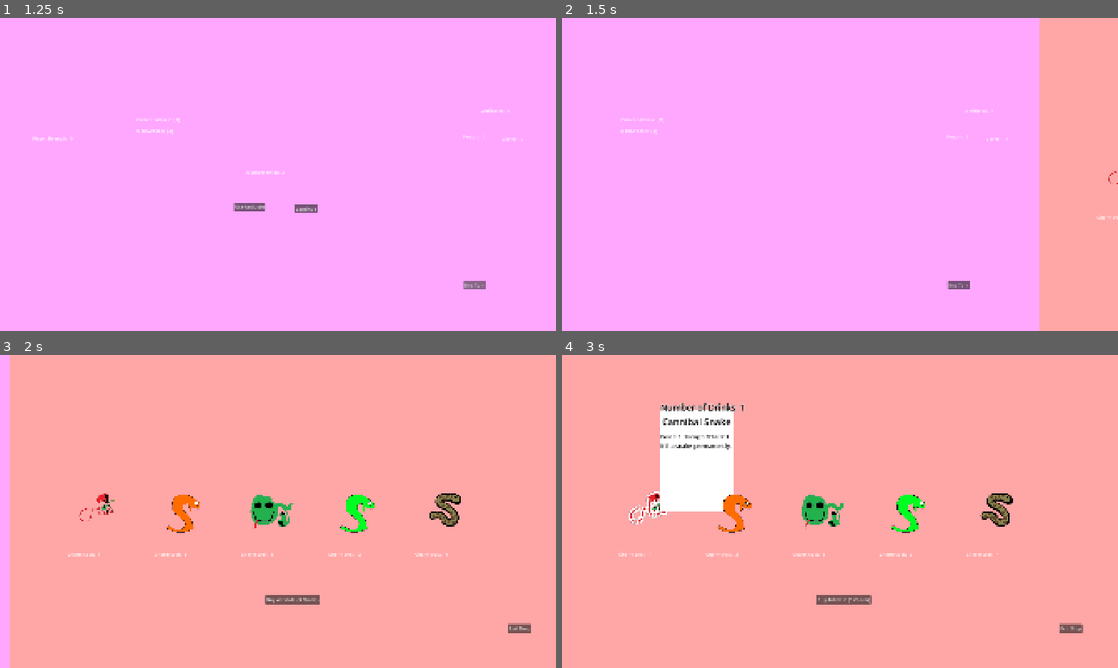
Above: before the commit, frames 1-4 (two rows, left to right).
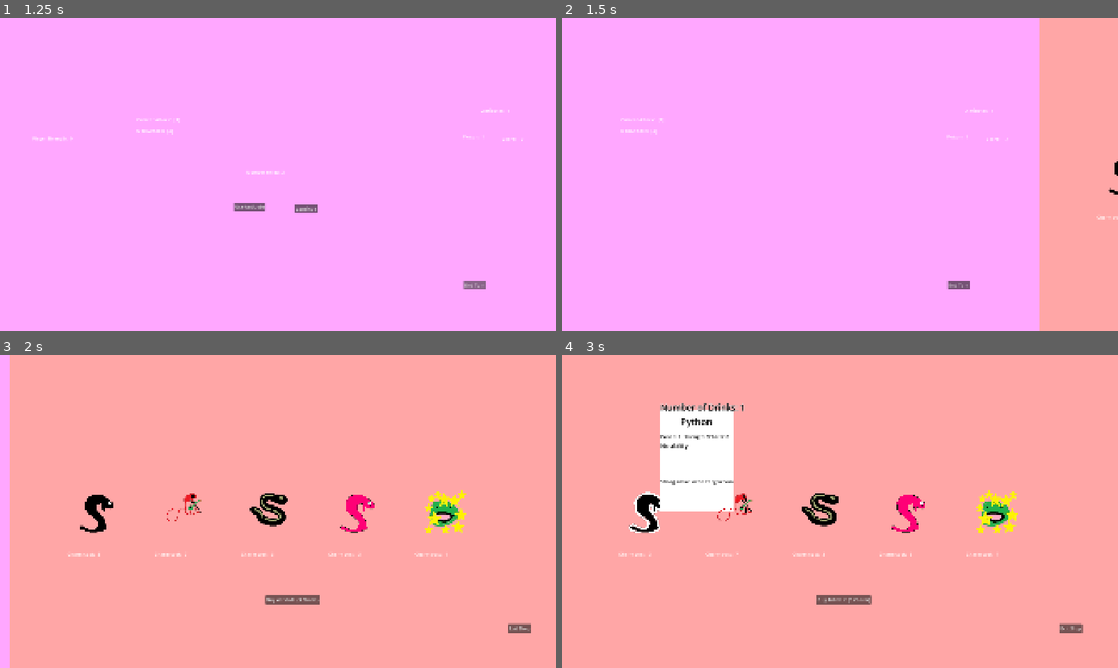
Above: after the commit, the same moments.

Repository: Novali91/Snakeeyes
Game: Godot game, scene res://01_Managers/01_StateManager/top_state_machine.tscn
The game is run twice, just before and just after one commit, with the same random seed, the same clock (stepped at 60 frames per second) and the same inputs.
Inputs (mouse positions are in pixels of both pictures, inside the frame that each line leads up to):
- Up to frame 1 (1.25 s): click "End Turn" at 0.5 s
- Up to frame 2 (1.5 s): click "Continue" at 1.25 s
- Up to frame 3 (2 s): no input
- Up to frame 4 (3 s): click "Buy Antidote (3 Charm)" at 2 s; tap Enter at 2.75 s; move the mouse to (650, 511) at 2.77 s; hold Right (right) from 2.78 s (still down); click (650, 511) at 2.92 s

Frame 1 is identical in both runs. In frame 2, less than 0.1% of the frame differs, in the area x 98-100%, y 45-57%; in frame 3, 2.4%; in frame 4, 3.0%, in the area x 12-82%, y 20-65%.

Commit message:
Added charming/asclepius snakes, and added functionality for shop abilities

Diff:
--- a/01_Managers/01_StateManager/01_States/02_Play/ability_helper.gd
+++ b/01_Managers/01_StateManager/01_States/02_Play/ability_helper.gd
@@ -15,6 +15,8 @@
 const HYDRA: int = 8
 const FRIENDLY_SNAKE: int = 9
 const FAMILIAR_SNAKE: int = 10
+const CHARMING_SNAKE: int = 11
+const SNAKE_OF_ASCLEPIUS: int = 12
 
 func trigger_ability(ind: int, drink_position: Vector2) -> void:
 	match ind:
@@ -76,6 +78,16 @@
 			## This is where you would roll one D6
 			sm.deck_manager.ability_helper.increment_familiar_snakes(4)
 			pass
+		CHARMING_SNAKE:
+			## Maybe some visuals?
+			sm.shop_manager.ability_helper.increase_antidote_count(2)
+			pass
+		SNAKE_OF_ASCLEPIUS:
+			## Maybe some visuals?
+			GS.antidote_num += 1
+			sm.antidote_count.set_value(GS.antidote_num)
+			pass
+
 
 func draw_cards(num: int) -> void:
 	var num_drinks = sm.hand_manager.get_num_drinks()
--- a/01_Managers/01_StateManager/02_GameStats/game_stats.gd
+++ b/01_Managers/01_StateManager/02_GameStats/game_stats.gd
@@ -38,7 +38,9 @@
 	load("res://02_Deck/02_Snakes/01_SpecificSnakes/cannibal_snake.tres"),
 	load("res://02_Deck/02_Snakes/01_SpecificSnakes/hydra.tres"),
 	load("res://02_Deck/02_Snakes/01_SpecificSnakes/friendly_snake.tres"),
-	load("res://02_Deck/02_Snakes/01_SpecificSnakes/familiar_snake.tres")
+	load("res://02_Deck/02_Snakes/01_SpecificSnakes/familiar_snake.tres"),
+	load("res://02_Deck/02_Snakes/01_SpecificSnakes/charming_snake.tres"),
+	load("res://02_Deck/02_Snakes/01_SpecificSnakes/asclepius_snake.tres"),
 ]
 
 var rare_snakes: Array[SnakeResource] = [
--- /dev/null
+++ b/01_Managers/02_ShopManager/shop_ability_helper.gd
@@ -0,0 +1,9 @@
+class_name ShopAbilityHelper
+extends Node
+
+var sm: ShopManager
+
+func increase_antidote_count(increase: int) -> void:
+	## Maybe some visuals?
+	sm.antidote_stock += increase
+	return
--- a/01_Managers/02_ShopManager/shop_manager.gd
+++ b/01_Managers/02_ShopManager/shop_manager.gd
@@ -10,6 +10,7 @@
 var antidote_position: Vector2
 
 @onready var _tooltip_manager: TooltipManager = $TooltipManager
+@onready var ability_helper: ShopAbilityHelper = $ShopAbilityHelper
 @onready var _labels_node: Node2D = $PriceLabels
 @onready var _antidote_button: Button = $AntidoteButton
 
@@ -25,9 +26,10 @@
 
 var _cur_snakes: Array[Snake] = []
 var _labels: Array[Label] = []
-var _antidote_stock: int = 0
+var antidote_stock: int = 0
 
 func _ready() -> void:
+	ability_helper.sm = self
 	_tooltip_manager.child_was_clicked.connect(_snake_clicked)
 	_antidote_button.pressed.connect(_antidote_clicked)
 
@@ -48,7 +50,7 @@
 		_labels[i].text = str(_cur_snakes[i].attached_snake.cost)
 		_tooltip_manager.add_item(_cur_snakes[i])
 
-	_antidote_stock = 1
+	antidote_stock = 1
 
 func get_starting_snakes() -> Array[Snake]:
 	var snake_arr: Array[Snake] = []
@@ -69,7 +71,7 @@
 	_remove_snake(snake)
 
 func purchase_antidote() -> void:
-	_antidote_stock -= 1
+	antidote_stock -= 1
 
 func _get_snakes(num: int) -> Array[Snake]:
 	var arr: Array[Snake] = []
@@ -88,7 +90,7 @@
 
 func _antidote_clicked() -> void:
 	if not can_buy: return
-	if _antidote_stock <= 0: return
+	if antidote_stock <= 0: return
 	antidote_clicked.emit()
 
 func _remove_snake(snake: Snake) -> void:
--- a/01_Managers/02_ShopManager/shop_manager.tscn
+++ b/01_Managers/02_ShopManager/shop_manager.tscn
@@ -2,6 +2,7 @@
 
 [ext_resource type="Script" uid="uid://b2okqtt318nbo" path="res://01_Managers/02_ShopManager/shop_manager.gd" id="1_oeh5l"]
 [ext_resource type="Script" uid="uid://6hd2b0wx5v7f" path="res://01_Managers/05_Tooltip_Manager/tooltip_manager.gd" id="2_8kjcj"]
+[ext_resource type="Script" uid="uid://cimjodkpl2ahn" path="res://01_Managers/02_ShopManager/shop_ability_helper.gd" id="3_ah0kr"]
 
 [node name="ShopManager" type="Node2D" unique_id=690115681]
 script = ExtResource("1_oeh5l")
@@ -84,3 +85,7 @@
 offset_right = 1067.0
 offset_bottom = 860.0
 text = "Buy Antidote (3 Charm)"
+
+[node name="ShopAbilityHelper" type="Node" parent="." unique_id=1728054696]
+script = ExtResource("3_ah0kr")
+metadata/_custom_type_script = "uid://cimjodkpl2ahn"
--- /dev/null
+++ b/02_Deck/01_Drinks/01_SpecificDrinks/asclepius_snake.tres
@@ -0,0 +1,16 @@
+[gd_resource type="Resource" script_class="DrinkResource" format=3 uid="uid://c3fuvs1n0xyim"]
+
+[ext_resource type="Texture2D" uid="uid://bs6fl7hjy8ucy" path="res://05_Assets/01_Art/01_DevArt/drink_of_asclepius.png" id="1_0rxdk"]
+[ext_resource type="Script" uid="uid://cysm36u2jsf44" path="res://02_Deck/01_Drinks/drink_resource.gd" id="1_jrqwm"]
+
+[resource]
+script = ExtResource("1_jrqwm")
+drink_name = "Big Pharma's Juices"
+drink_sprite = ExtResource("1_0rxdk")
+poison = 1
+charm = -1
+special_ability = 12
+cost = 3
+description = "On drink, create an antidote."
+flavour_text = "Many confuse this drink with antidote itself."
+metadata/_custom_type_script = "uid://cysm36u2jsf44"
--- /dev/null
+++ b/02_Deck/01_Drinks/01_SpecificDrinks/charming_snake.tres
@@ -0,0 +1,16 @@
+[gd_resource type="Resource" script_class="DrinkResource" format=3 uid="uid://cv3n2v4denjow"]
+
+[ext_resource type="Script" uid="uid://cysm36u2jsf44" path="res://02_Deck/01_Drinks/drink_resource.gd" id="1_m7frt"]
+[ext_resource type="Texture2D" uid="uid://bqi60dlyopdur" path="res://05_Assets/01_Art/01_DevArt/charming_drink.png" id="1_wey7t"]
+
+[resource]
+script = ExtResource("1_m7frt")
+drink_name = "Charming Juice"
+drink_sprite = ExtResource("1_wey7t")
+poison = 2
+charm = 3
+special_ability = 11
+cost = 5
+description = "You may buy two additional antidotes this round."
+flavour_text = "Charisma +2."
+metadata/_custom_type_script = "uid://cysm36u2jsf44"
--- /dev/null
+++ b/02_Deck/02_Snakes/01_SpecificSnakes/asclepius_snake.tres
@@ -0,0 +1,16 @@
+[gd_resource type="Resource" script_class="SnakeResource" format=3 uid="uid://cwju48a7fgg8x"]
+
+[ext_resource type="Script" uid="uid://6sj3dk6frj4" path="res://02_Deck/02_Snakes/snake_resource.gd" id="1_pim2i"]
+[ext_resource type="Resource" uid="uid://c3fuvs1n0xyim" path="res://02_Deck/01_Drinks/01_SpecificDrinks/asclepius_snake.tres" id="1_uj4i7"]
+[ext_resource type="Texture2D" uid="uid://lyh711ir1cpy" path="res://05_Assets/01_Art/01_DevArt/snake_of_asclepius.png" id="3_mjmcx"]
+
+[resource]
+script = ExtResource("1_pim2i")
+snake_name = "Snake of Asclepius"
+drink_resource = ExtResource("1_uj4i7")
+snake_sprite = ExtResource("3_mjmcx")
+description = "When drank, procure an antidote."
+flavour_text = "THE legendary staff of Asclepius?!?! Oh no, nevermind, it's just a stick that a snake wrapped itself around."
+cost = 3
+rarity = "C"
+metadata/_custom_type_script = "uid://6sj3dk6frj4"
--- /dev/null
+++ b/02_Deck/02_Snakes/01_SpecificSnakes/charming_snake.tres
@@ -0,0 +1,16 @@
+[gd_resource type="Resource" script_class="SnakeResource" format=3 uid="uid://ba06nkwavdl7d"]
+
+[ext_resource type="Resource" uid="uid://cv3n2v4denjow" path="res://02_Deck/01_Drinks/01_SpecificDrinks/charming_snake.tres" id="1_fiks4"]
+[ext_resource type="Script" uid="uid://6sj3dk6frj4" path="res://02_Deck/02_Snakes/snake_resource.gd" id="1_yidwo"]
+[ext_resource type="Texture2D" uid="uid://cosenw7vc06ie" path="res://05_Assets/01_Art/01_DevArt/charming_snake.png" id="3_r27wn"]
+
+[resource]
+script = ExtResource("1_yidwo")
+snake_name = "Charming Snake"
+drink_resource = ExtResource("1_fiks4")
+snake_sprite = ExtResource("3_r27wn")
+description = "When drank, you may buy two additional antidotes this round."
+flavour_text = "Look at that smile!"
+cost = 1
+rarity = "C"
+metadata/_custom_type_script = "uid://6sj3dk6frj4"
--- a/02_Deck/02_Snakes/01_SpecificSnakes/familiar_snake.tres
+++ b/02_Deck/02_Snakes/01_SpecificSnakes/familiar_snake.tres
@@ -10,6 +10,6 @@
 drink_resource = ExtResource("1_m5qj3")
 snake_sprite = ExtResource("3_2q55r")
 description = "When you drink this drink, roll a D6. Increase all familiar snakes' strength by that amount."
-cost = 1
+cost = 5
 rarity = "R"
 metadata/_custom_type_script = "uid://6sj3dk6frj4"
Not shown, added: 01_Managers/02_ShopManager/shop_ability_helper.gd.uid
Binary file added: 05_Assets/01_Art/01_DevArt/charming_drink.png
Not shown, added: 05_Assets/01_Art/01_DevArt/charming_drink.png.import
Binary file added: 05_Assets/01_Art/01_DevArt/charming_snake.png
Not shown, added: 05_Assets/01_Art/01_DevArt/charming_snake.png.import
Binary file added: 05_Assets/01_Art/01_DevArt/drink_of_asclepius.png
Not shown, added: 05_Assets/01_Art/01_DevArt/drink_of_asclepius.png.import
Binary file added: 05_Assets/01_Art/01_DevArt/snake_of_asclepius.png
Not shown, added: 05_Assets/01_Art/01_DevArt/snake_of_asclepius.png.import
